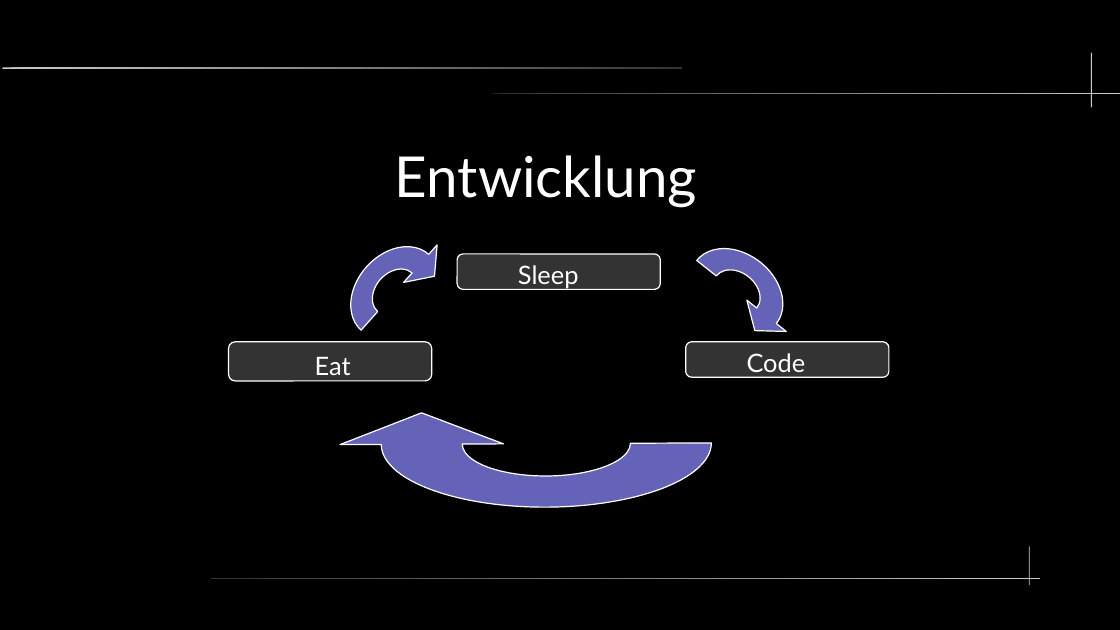
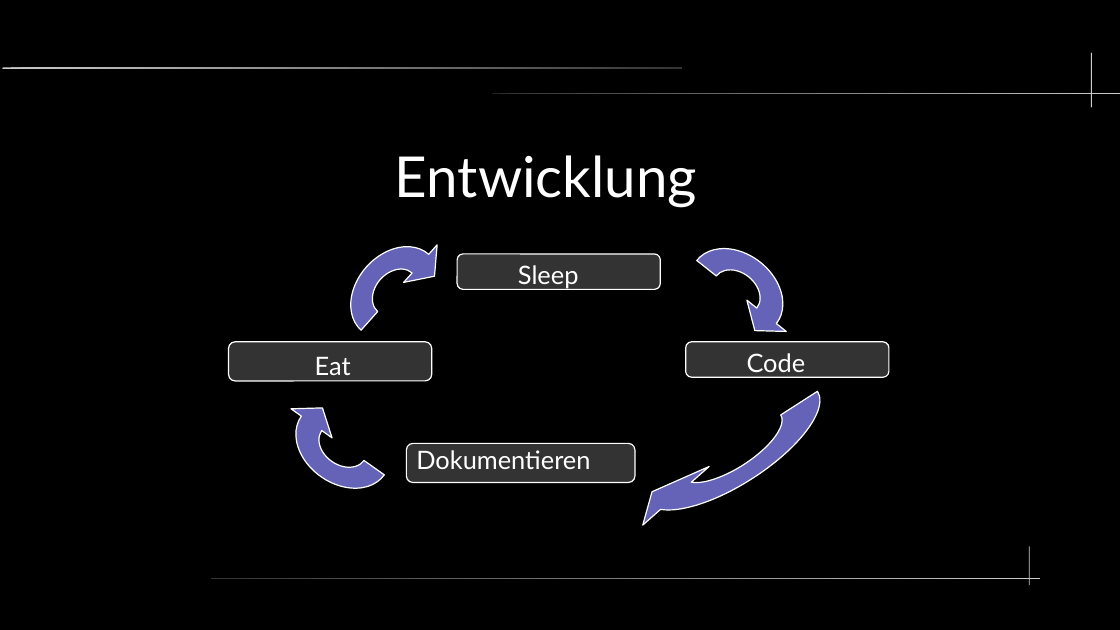
Before and after one commit to hyperbel/MatheProjekt22_23, a slide deck: slide 7 of Doc/Präsentation.odp. Drawn at 1120x630 pixels with LibreOffice and Linux fonts; fonts in the diff are those of the drawing. Boxes give left, top, right and bottom in pixels: in the first picture for what was removed or moved away, otherwise in the second. Text is boxed around its words. In the diff, an @@ line names an element or a change of style, - is before the commit and + after.

```diff
--- a/Doc/Präsentation.odp
+++ b/Doc/Präsentation.odp
@@ freeform shape added at [279,385,406,506], fill #6563B7, outline #FFFFFF 0.85 pt @@
@@ freeform shape at [626,360,838,534]: rotation 179 to 147 degrees; outline redrawn @@
@@ rounded rectangle added at [407,443,635,483], fill #333333, outline #FFFFFF 0.85 pt @@
@@ text added at [416,450,590,469], 18 pt, text #FFFFFF @@
+Dokumentieren
```
Also in this commit, not shown: 7 other slides changed, 1 other file.
